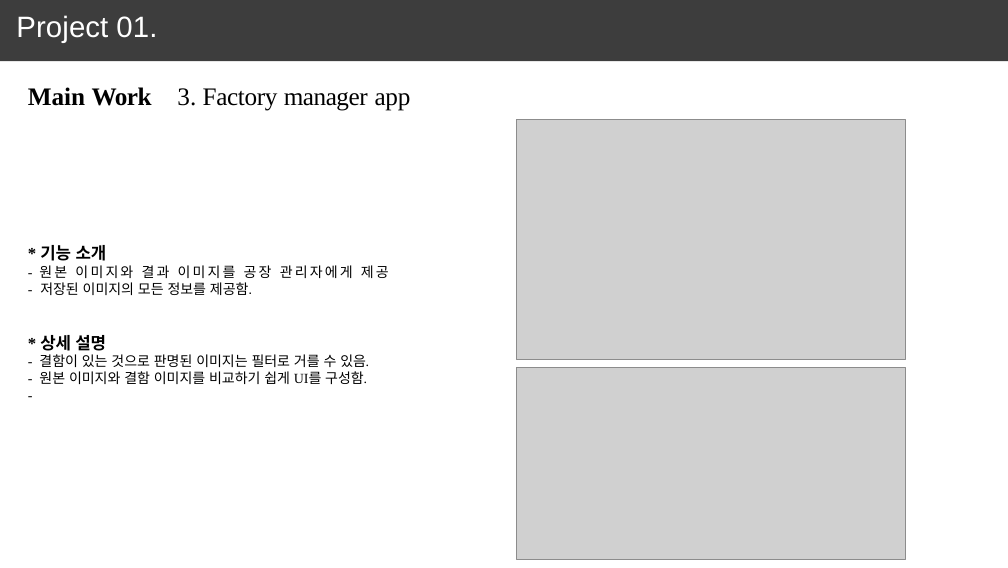
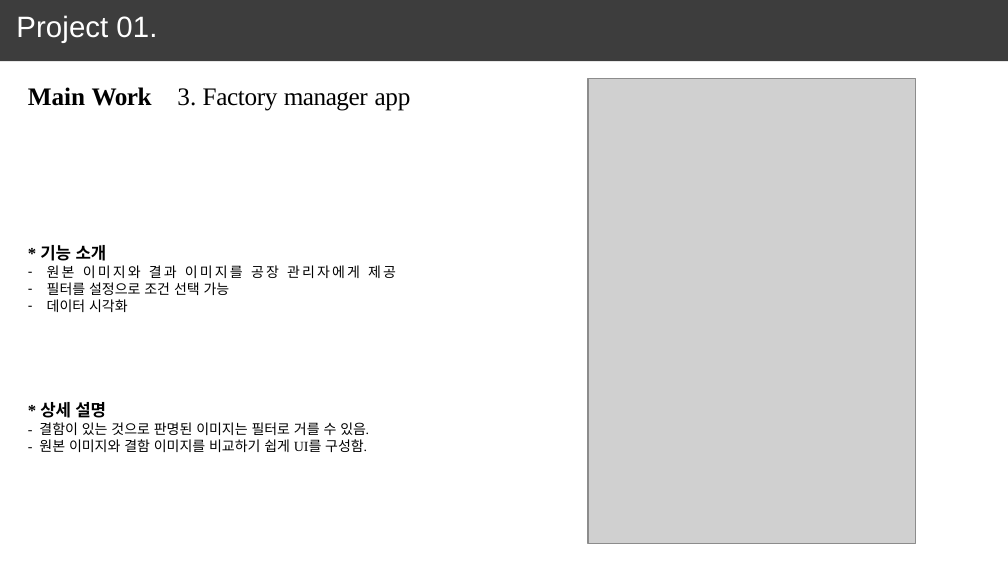
Before and after one commit to June222/June222.github.io, a slide deck: slide 9 of porfolio_kangjunwoo-010-5495-4551.pptx. Drawn at 1008x568 pixels with LibreOffice and Linux fonts; fonts in the diff are those of the drawing; grey boxes stand for pictures. Boxes give left, top, right and bottom in pixels: in the first picture for what was removed or moved away, otherwise in the second. Text is boxed around its words. In the diff, an @@ line names an element or a change of style, - is before the commit and + after.

Commit message:
UI에 대해서 조금 더 구체적으로 작성

```diff
--- a/porfolio_kangjunwoo-010-5495-4551.pptx
+++ b/porfolio_kangjunwoo-010-5495-4551.pptx
@@ picture added at (588,79,915,543) @@
@@ picture removed at (516,119,905,360) @@
@@ text at (39,245,396,452): paragraph removed @@
--
@@ text at (47,265,396,312): text changed @@
-- 원본 이미지와 결과 이미지를 공장 관리자에게 제공
-- 저장된 이미지의 모든 정보를 제공함.
+– 원본 이미지와 결과 이미지를 공장 관리자에게 제공
+– 필터를 설정으로 조건 선택 가능
+– 데이터 시각화
@@ picture removed at (516,367,905,559) @@
```
Also in this commit, not shown: 2 slides added.
